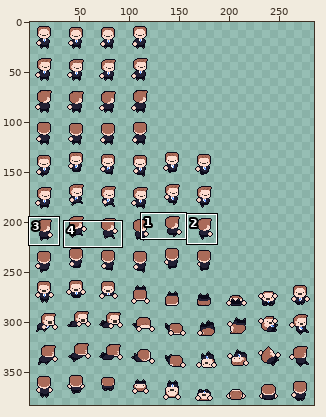
Sprite sheet, stored at Design/JFKSpritesheet copy.png. The picture above shows the old version from afar; the outline marks the close-up.
Close-up. The starting point:
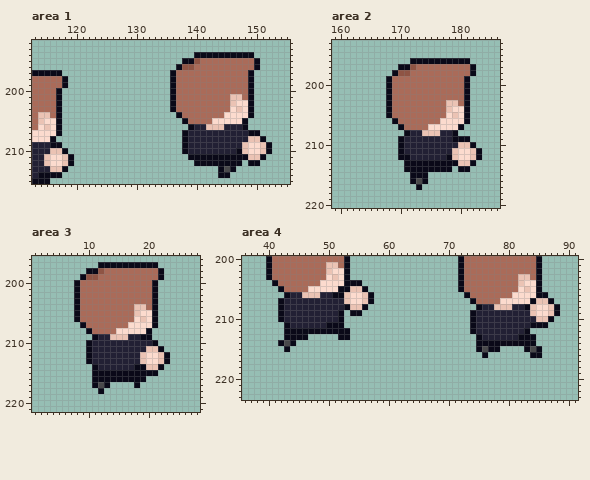
The file is 288x384 pixels. Colours within 5 levels of each other are drawn and written as one. Shown: area 1: x 113..155, y 192..215; area 2: x 159..186, y 193..220; area 3: x 1..28, y 196..221; area 4: x 36..91, y 200..223. The wide view leaves out empty margins.
And afterwards:
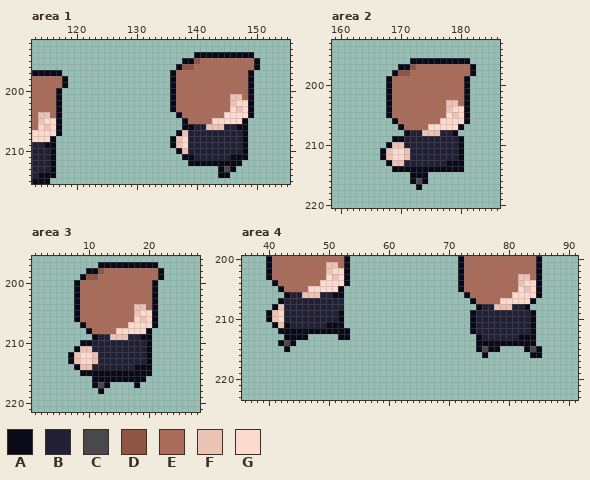
Palette (. is transparent): A #0a0918  B #222034  C #49494b  D #8f5444  E #aa6b59  F #ebc3b4  G #fcdbce
Message: JFK SpriteSheet revised
What changed:
Changed rows in their new state; - is an unchanged pixel.
Area 1:
first column x 115:
206 -----------------------A--------A-----
207 ----------------------AF---------A..--
208 ---------------------AFG---------A...-
209 A-.------------------AFG---------A....
210 -A..------------------AF--------BA....
211 BA...------------------A-BBBBBB---...-
212 BA...-------------------A---------..--
213 -A..----------------------------------
214 --.-----------------------------------
Area 2:
first column x 167:
209 --A---------B-.--
210 -AFF---------A..-
211 AFGGF-------BA...
212 AFGGF------BBA...
213 -AFFBBBBBBB--A..-
214 --AA--------A-.--
Area 3:
first column x 7:
210 --A----------A.--
211 -AFF---------A..-
212 AFGGF-------BA...
213 AFGGF-------BA...
214 -AFFB--------A..-
215 --AA----------.--
Area 4:
first column x 40:
204 --------------..---------------------------------
205 -------------....--------------------------------
206 -------------.....----------------------------.--
207 -------------.....---------------------------...-
208 -AF----------....---------------------------.....
209 AFG-----------..----------------------------A....
210 AFG-----------------------------------------A...-
211 -AF------------------------------------------..--
212 --A----------------------------------------BA----
